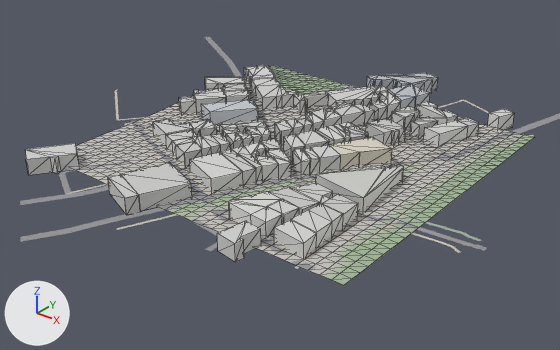
Renders of the glTF model game/world/tile_-1_0.glb from each side of a commit.
Rendered twice from a camera (50 mm lens) standing at (190.0, -547.0, 232.0) and looking at (-138.0, -138.0, -22.0). The axes (+X, +Y, +Z) are drawn at lower left. The lights are the same throughout. The older version comes first. Mesh edges are drawn as thin lines on the coarser meshes. Where no turn or scale is listed for an object, it has been applied to the vertices. Vertices at exactly the same position are counted once.

In view in the first picture: 'buildings', 'roads', 'terrain'.
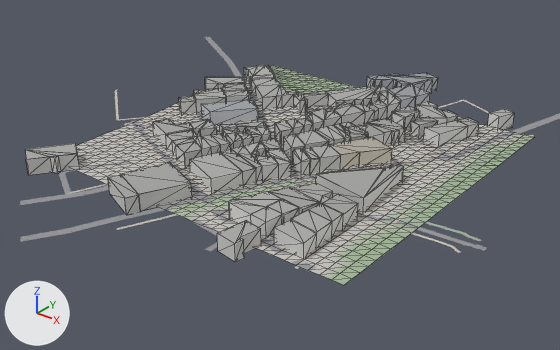
Boxes (x1, y1, x2, y2) around the edits, measured in the pictures (560 x 350 px):
part 1 of me_buildings, built on: before (220, 121, 367, 248); after (108, 65, 514, 248)
part 2 of me_buildings, added: after (25, 143, 77, 159)

Patch to the scene script:
```diff
--- a/game/world/tile_-1_0.glb.py
+++ b/game/world/tile_-1_0.glb.py
@@ me_buildings @@
 # used by ob_buildings; location = (0.0, 0.0, 0.0)
-me_buildings.from_pydata(...)  # 1128 vertices, 1964 faces; spans x -261.0..-23.0, y -279.0..49.0, z -3.0..16.0
+me_buildings.from_pydata(...)  # 1692 vertices, 2382 faces; spans x -261.0..-23.0, y -279.0..49.0, z -3.0..16.0
+# me_buildings part 1: 9 vertices moved within x -178.0..-34.0, y -235.0..-109.0, z 9.0..11.0; 557 vertices added at x -261.0..-23.0, y -274.0..49.0, z 9.0..16.0
+# me_buildings part 2: 7 vertices added at x -261.0..-227.0, y -279.0..-241.0, z 11.0
 me_buildings.materials.append(mat_defaultmaterial)
```
